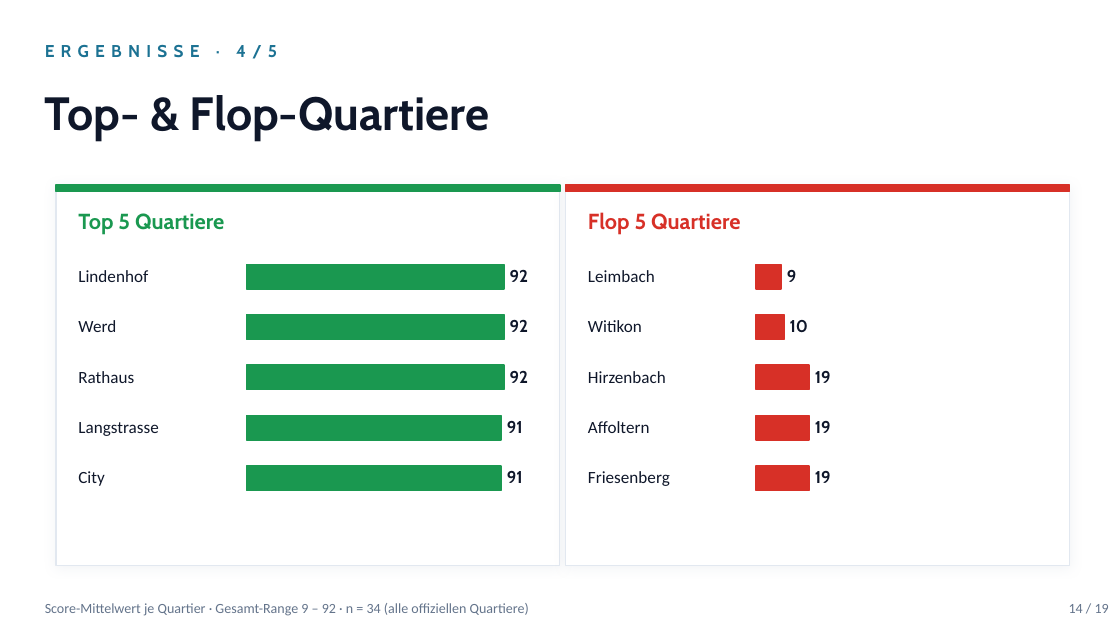
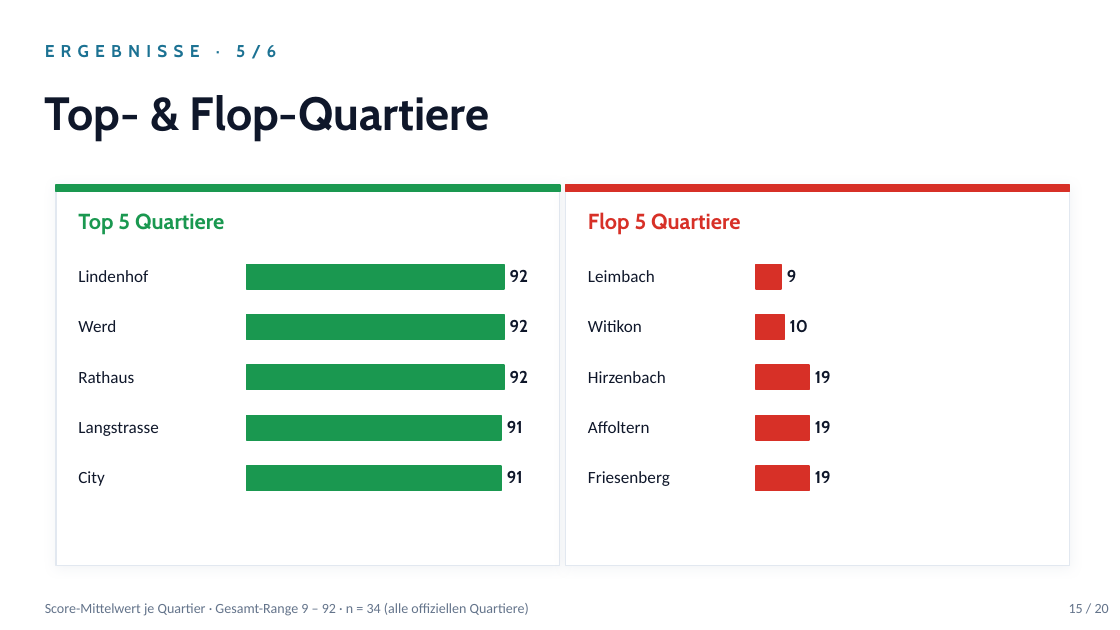
Before and after one commit to sanirmem/zh15min, a slide deck: slide 15 of reports/zh15min_slides.pptx (slide 14 before the commit). Drawn at 1120x630 pixels with LibreOffice and Linux fonts; fonts in the diff are those of the drawing. Boxes give left, top, right and bottom in pixels: in the first picture for what was removed or moved away, otherwise in the second. Text is boxed around its words. In the diff, an @@ line names an element or a change of style, - is before the commit and + after.

```diff
--- a/reports/zh15min_slides.pptx
+++ b/reports/zh15min_slides.pptx
@@ text at (x1=45, y1=44, x2=276, y2=59): text changed @@
-ERGEBNISSE · 4/5
+ERGEBNISSE · 5/6
@@ text at (x1=1069, y1=604, x2=1109, y2=613): text changed @@
-14 / 19
+15 / 20
```
Also in this commit, not shown: 18 other slides changed, 1 slide added, 6 other files.
